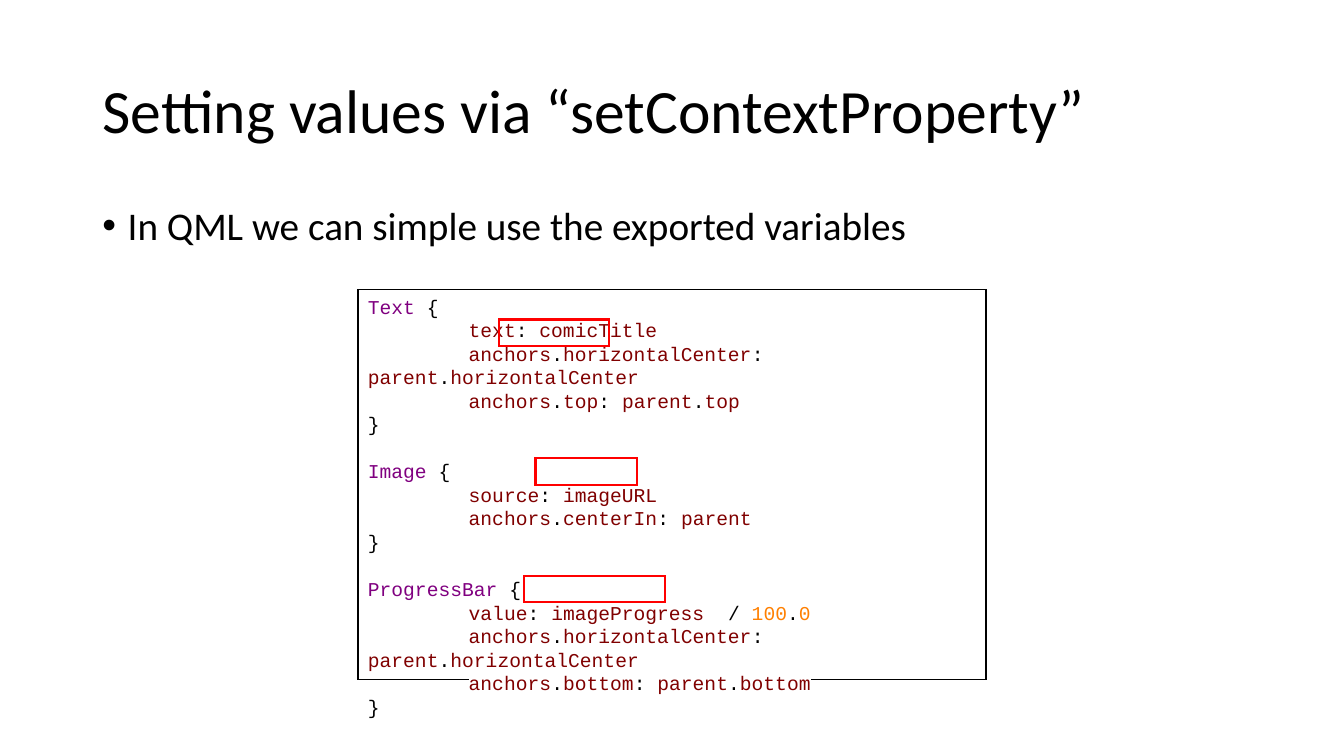
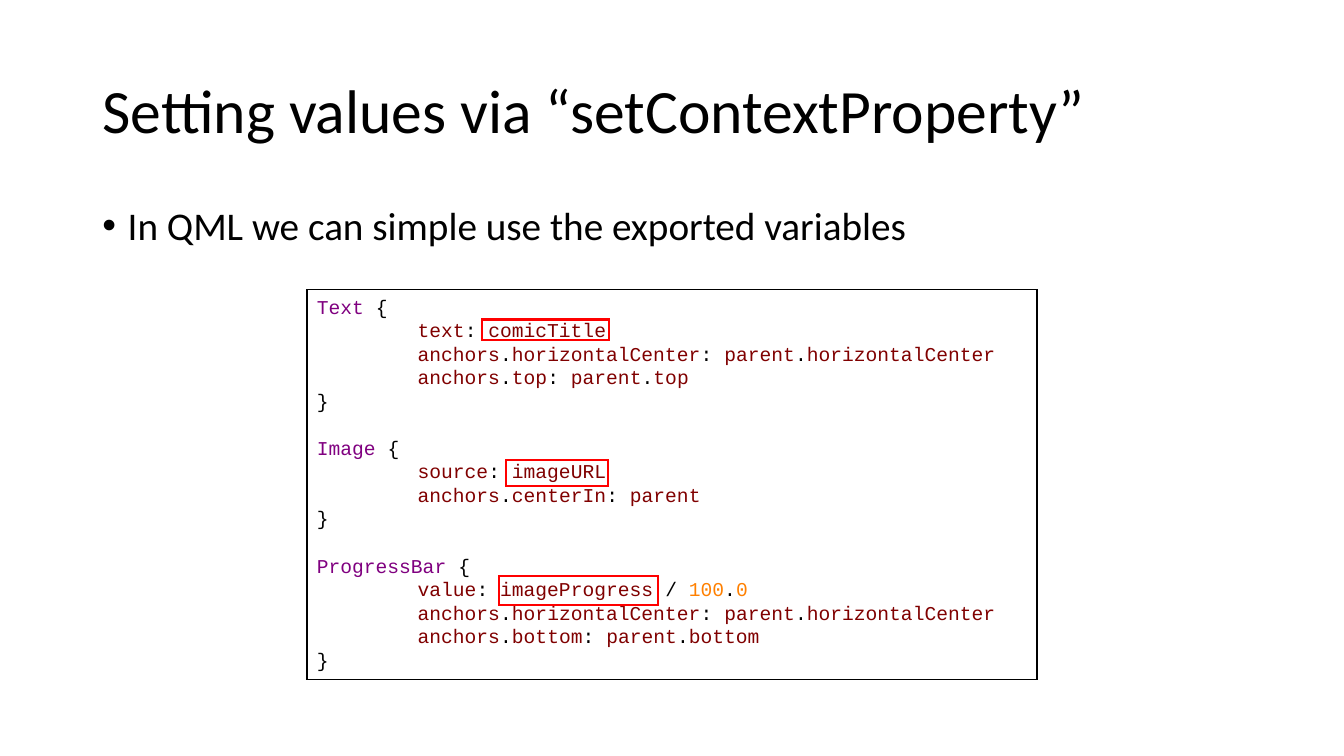
Before and after one commit to RudolfVonKrugstein/qml-presentation, a slide deck: slide 12 of Praesentation.pptx. Drawn at 1344x756 pixels with LibreOffice and Linux fonts; fonts in the diff are those of the drawing. Boxes give left, top, right and bottom in pixels: in the first picture for what was removed or moved away, otherwise in the second. Text is boxed around its words. In the diff, an @@ line names an element or a change of style, - is before the commit and + after.

```diff
--- a/Praesentation.pptx
+++ b/Praesentation.pptx
@@ rectangle "Text {": place and size @@
-rectangle "Text {" at (358, 289, 986, 680)
+rectangle "Text {" at (307, 289, 1036, 680)
@@ rectangle: place and size @@
-rectangle at (499, 320, 609, 346)
+rectangle at (482, 320, 609, 340)
@@ rectangle: place and size @@
-rectangle at (535, 459, 637, 485)
+rectangle at (506, 460, 608, 486)
@@ rectangle: place and size @@
-rectangle at (524, 576, 665, 602)
+rectangle at (499, 576, 657, 605)
```
Also in this commit, not shown: 7 other slides changed.
